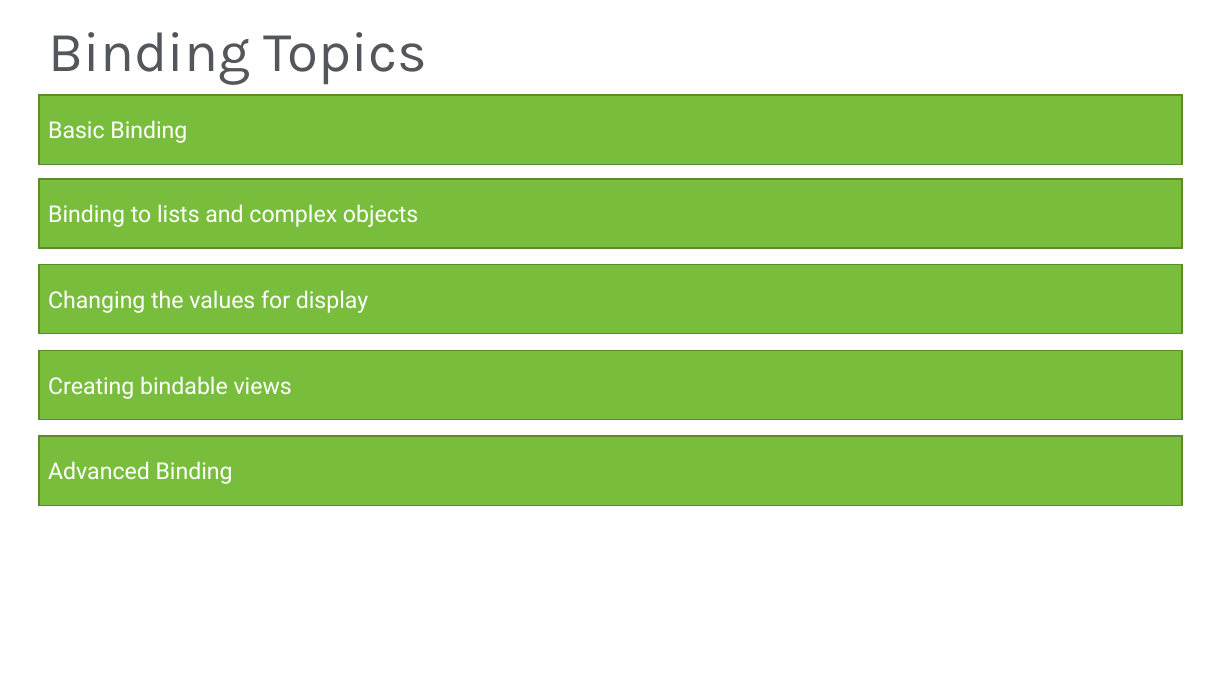
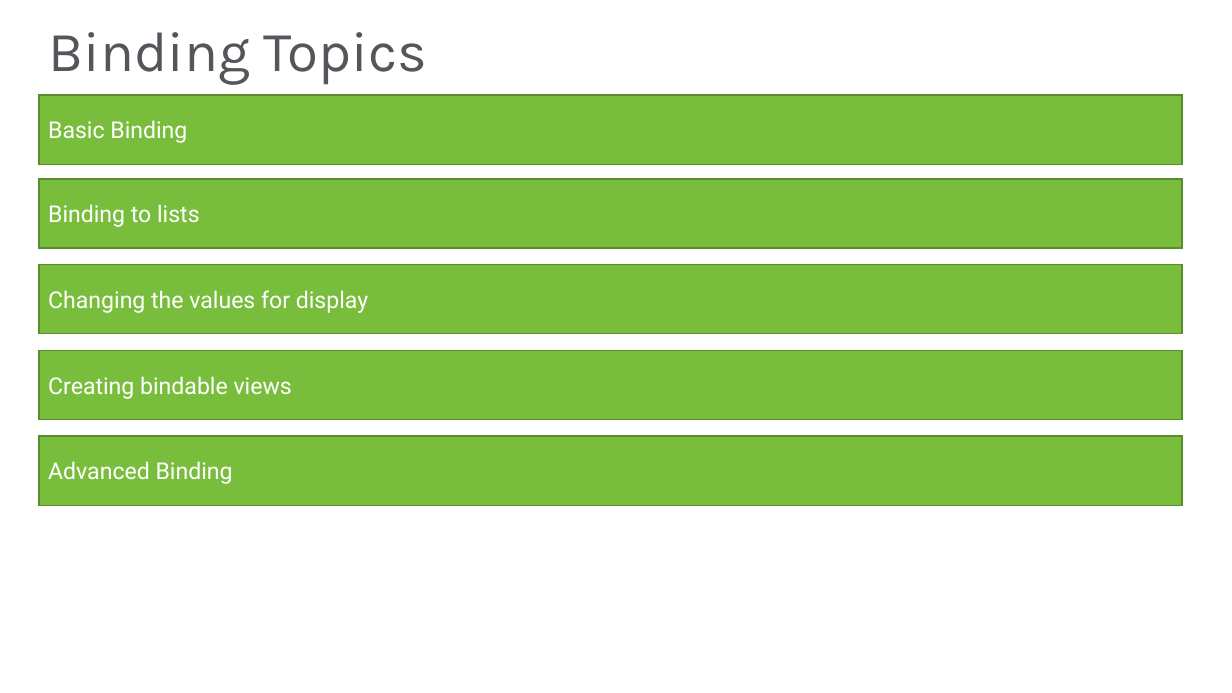
Before and after one commit to Magenic/IntroToXamarinForms, a slide deck: slide 3 of presentations/XamarinForms-Week4.pptx. Drawn at 1232x693 pixels with LibreOffice and Linux fonts; fonts in the diff are those of the drawing; background and template pictures are left out. Boxes give left, top, right and bottom in pixels: in the first picture for what was removed or moved away, otherwise in the second. Text is boxed around its words. In the diff, an @@ line names an element or a change of style, - is before the commit and + after.

```diff
--- a/presentations/XamarinForms-Week4.pptx
+++ b/presentations/XamarinForms-Week4.pptx
@@ text in rectangle at (48,204,200,227): text changed @@
-Binding to lists and complex objects
+Binding to lists
```
Also in this commit, not shown: 2 other slides changed, 8 slides added.
